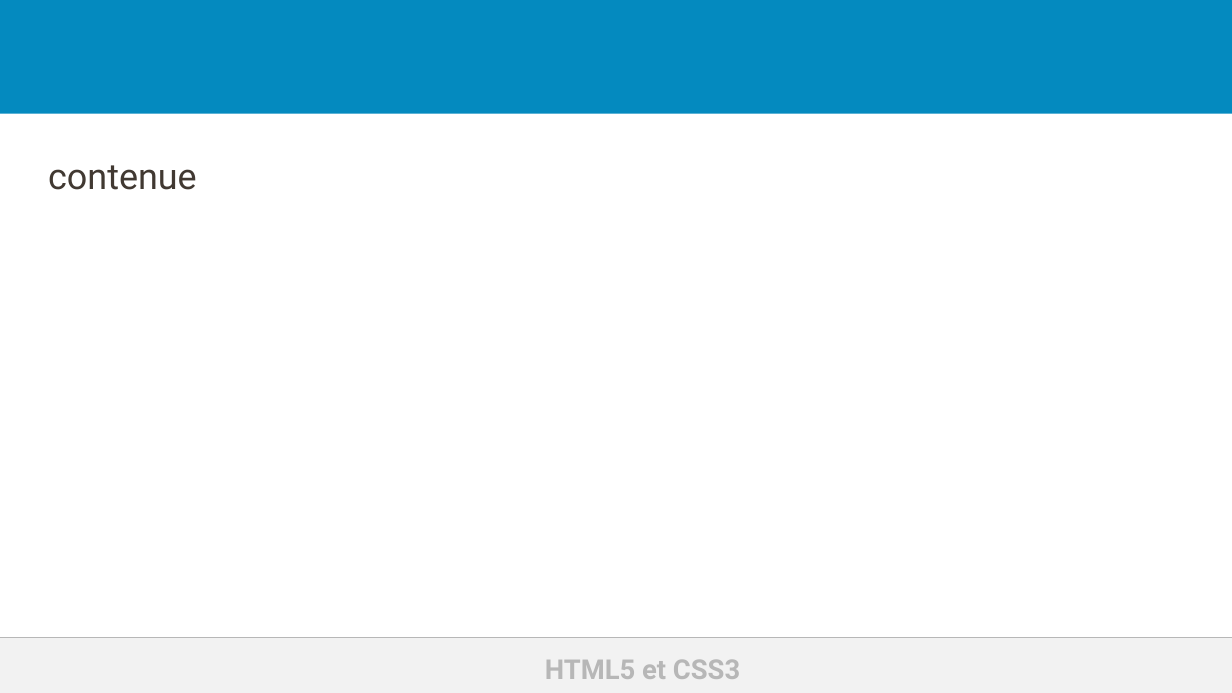
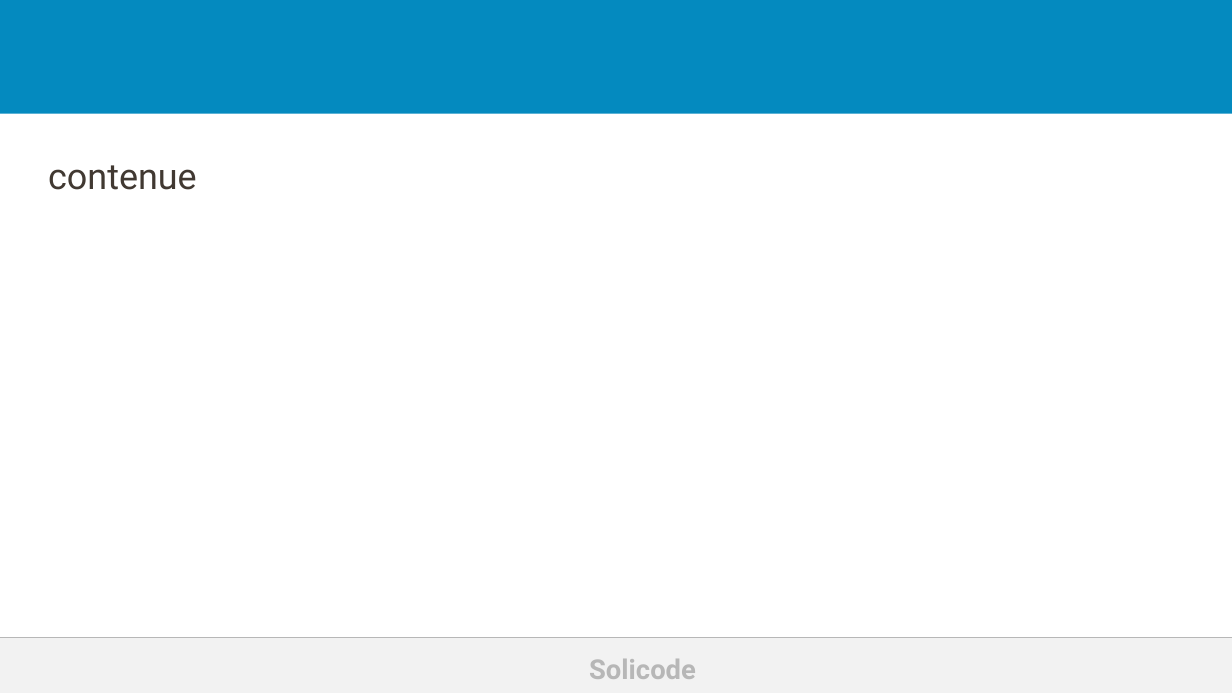
Before and after one commit to cnmh/gestion-projet, a slide deck: slide 4 of toppt/template.potx. Drawn at 1232x693 pixels with LibreOffice and Linux fonts; fonts in the diff are those of the drawing; background and template pictures are left out. Boxes give left, top, right and bottom in pixels: in the first picture for what was removed or moved away, otherwise in the second. Text is boxed around its words. In the diff, an @@ line names an element or a change of style, - is before the commit and + after.

```diff
--- a/toppt/template.potx
+++ b/toppt/template.potx
@@ text at (589,659,696,679): text changed @@
-HTML5 et CSS3
+Solicode
```
Also in this commit, not shown: 1 other slide changed, 7 slides added, 7 slides removed, 24 other files.
